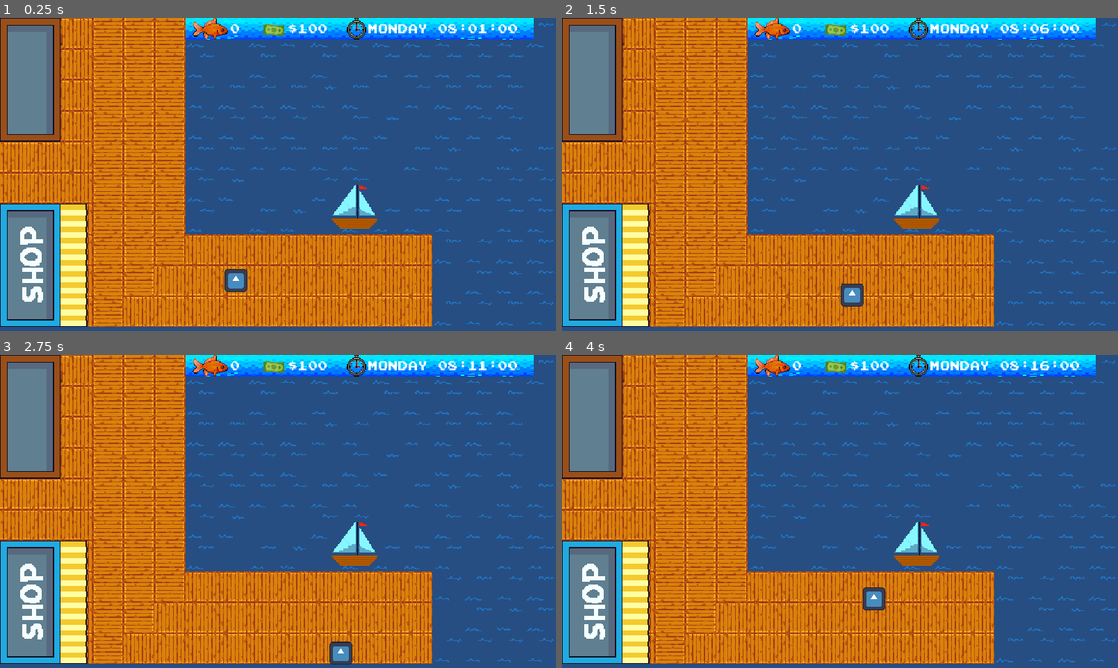
Above: before the commit, frames 1-4 (two rows, left to right).
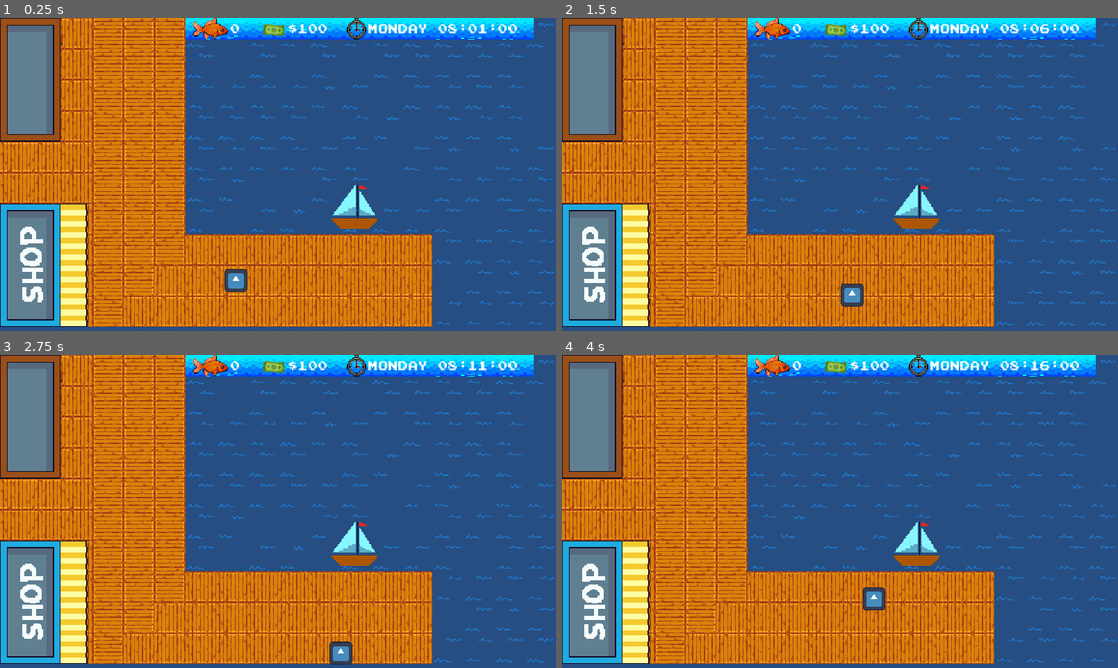
Above: after the commit, the same moments.

Repository: maxkompch/Fishing4Future
Game: Godot game, scene res://405. Start Area/scenes/start_area.tscn
Two runs of this game, one before a commit and one after it. Both use one fixed random seed, a clock stepped at 60 frames per second and the inputs below. The engine's default icon, where the game draws it, is replaced by a stand-in: a white triangle on a blue panel in a dark square.
Inputs:
- Up to frame 1 (0.25 s): no input
- Up to frame 2 (1.5 s): hold D (right) 0.53-1.28 s; tap E (action) at 0.6, 1.35 s; hold S (down) from 1.28 s (still down)
- Up to frame 3 (2.75 s): release S (down) at 2.03 s; hold D (right) from 2.03 s (still down); tap E (action) at 2.1 s
- Up to frame 4 (4 s): release D (right) at 2.78 s; hold W (up) 2.78-3.53 s; tap E (action) at 2.85, 3.6 s; hold A (left) from 3.53 s (still down)

The runs differ from the first frame. In frame 1, 1.0% of the frame differs, in the area x 33-100%, y 8-99%; in frame 2, 0.9%; in frame 3, 0.9%; in frame 4, 1.0%, in the area x 33-100%, y 1-99%.

Commit message:
fixing strike_red problem

Diff:
--- a/413. Tutorial/Scenes/start_area_tutorial.tscn
+++ b/413. Tutorial/Scenes/start_area_tutorial.tscn
@@ -37,8 +37,10 @@
 rotation = -1.13446
 
 [node name="WalkingTutorial" parent="." instance=ExtResource("4_q8xp0")]
+visible = false
 
 [node name="ShowBoat" parent="." instance=ExtResource("5_xdp0d")]
+visible = false
 
 [node name="StaticBody2D" type="StaticBody2D" parent="."]
 
--- a/602. Global Variables/Scripts/GameData.gd
+++ b/602. Global Variables/Scripts/GameData.gd
@@ -121,16 +121,20 @@
 enum States {START, IDLE, END}
 var state: States = States.END
 
-var strike_counter = 2
+var strike_counter = 0
 
 func auto_deduction():
-	if state == States.END:
-		player_money -= 80
+	if GameData.state == States.END:
+		GameData.subtract_money(80)
+		GameData.save_data()
 		if player_money < 0:
 			player_money = 0
-			strike_counter += 1
-			save_data()
+			GameData.strike_counter += 1
+			GameData.save_data()
+
 
 			return false
+		else:
+			return true
 	else:
 		return true
